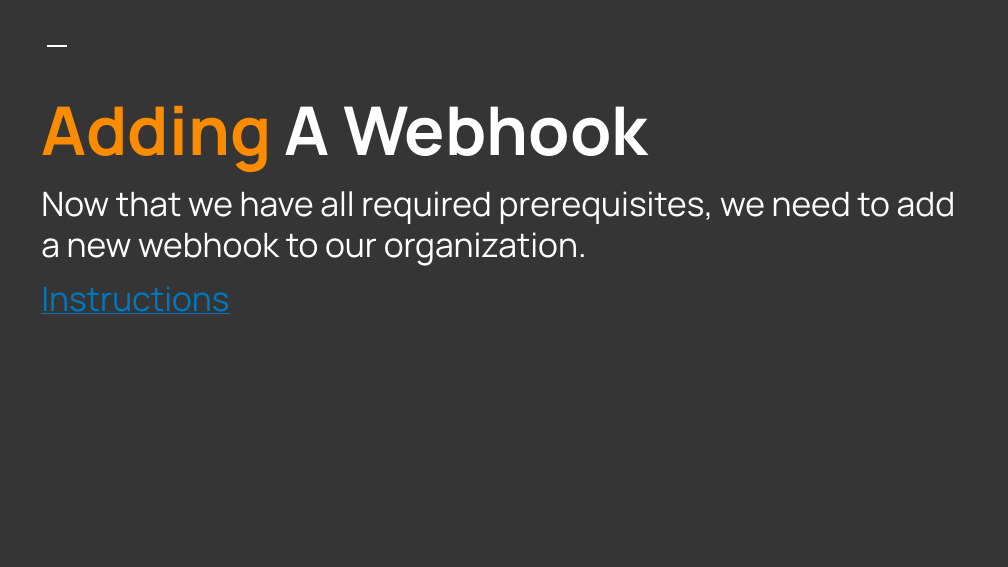
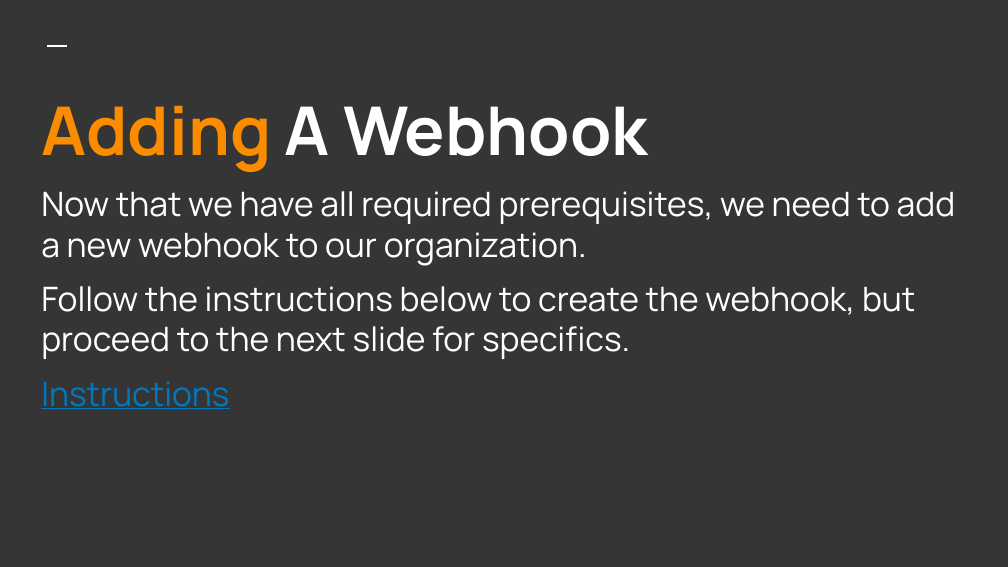
Before and after one commit to jefeish/github-presentation, a slide deck: slide 10 of github-presentation.pptx. Drawn at 1008x567 pixels with LibreOffice and Linux fonts; fonts in the diff are those of the drawing. Boxes give left, top, right and bottom in pixels: in the first picture for what was removed or moved away, otherwise in the second. Text is boxed around its words. In the diff, an @@ line names an element or a change of style, - is before the commit and + after.

```diff
--- a/github-presentation.pptx
+++ b/github-presentation.pptx
@@ title at (x1=41, y1=286, x2=915, y2=359): paragraph added @@
+Follow the instructions below to create the webhook, but proceed to the next slide for specifics.
```
Also in this commit, not shown: 11 other slides changed, 3 other files.
